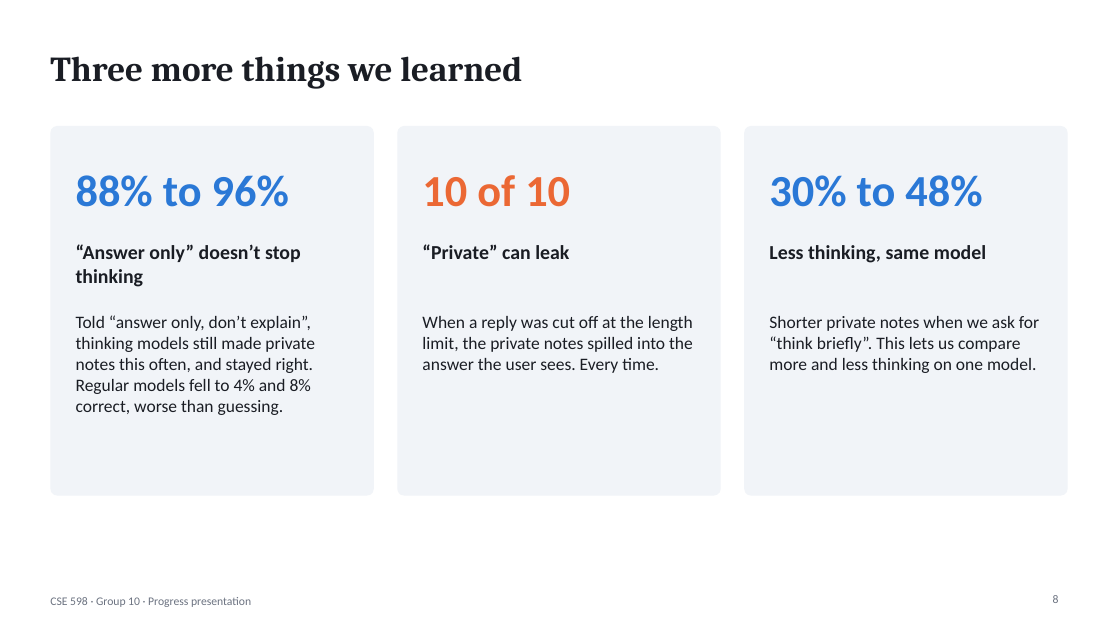
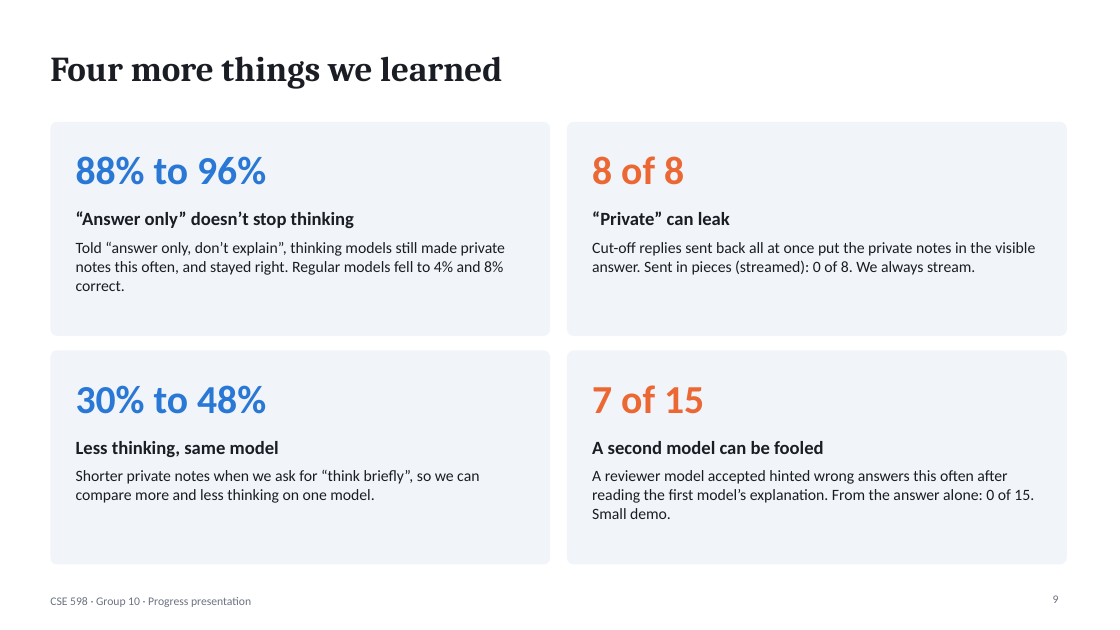
Before and after one commit to shrey-Bish/cse598-cot-faithfulness, a slide deck: slide 9 of presentation/CSE598_progress_presentation.pptx (slide 8 before the commit). Drawn at 1120x630 pixels with LibreOffice and Linux fonts; fonts in the diff are those of the drawing. Boxes give left, top, right and bottom in pixels: in the first picture for what was removed or moved away, otherwise in the second. Text is boxed around its words. In the diff, an @@ line names an element or a change of style, - is before the commit and + after.

Commit message:
Add tool-hint, reviewer and leak results to the progress deck
New result slide for the user vs tool hint on harder exam questions, the
reviewer demo and the streaming leak test on the findings slide, the keyword
upper-limit caveat on result 2, and a backup slide with the details. Numbers
are read from docs/progress/RESULTS_SUMMARY.json.

```diff
--- a/presentation/CSE598_progress_presentation.pptx
+++ b/presentation/CSE598_progress_presentation.pptx
@@ title at box(50, 56, 502, 88): text changed @@
-Three more things we learned
+Four more things we learned
@@ rounded rectangle: place and size @@
-rounded rectangle at box(50, 126, 374, 496)
+rounded rectangle at box(50, 122, 550, 336)
@@ rounded rectangle at box(50, 122, 550, 336): proportions changed @@
@@ text "88% to 96%": place and size @@
-text "88% to 96%" at box(76, 175, 289, 207)
+text "88% to 96%" at box(76, 156, 266, 185)
@@ text "88% to 96%" at box(76, 156, 266, 185): size 38 to 34 pt @@
@@ rounded rectangle removed at box(397, 126, 721, 496) @@
@@ rounded rectangle at box(567, 122, 1067, 336): proportions changed @@
@@ rounded rectangle: place and size @@
-rounded rectangle at box(744, 126, 1068, 496)
+rounded rectangle at box(567, 122, 1067, 336)
@@ text removed at box(422, 175, 570, 207) @@
-10 of 10
@@ text added at box(592, 156, 684, 185), 34 pt, text #EB6834, bold @@
+8 of 8
@@ text "“Answer only” doesn’t stop thinking": place and size @@
-text "“Answer only” doesn’t stop thinking" at box(76, 244, 301, 287)
+text "“Answer only” doesn’t stop thinking" at box(76, 211, 354, 228)
@@ text "“Private” can leak": place and size @@
-text "“Private” can leak" at box(422, 244, 569, 259)
+text "“Private” can leak" at box(592, 211, 730, 225)
@@ text at box(76, 242, 505, 291): text changed; size 15 to 13.5 pt @@
-Told “answer only, don’t explain”, thinking models still made private notes this often, and stayed right. Regular models fell to 4% and 8% correct, worse than guessing.
+Told “answer only, don’t explain”, thinking models still made private notes this often, and stayed right. Regular models fell to 4% and 8% correct.
@@ text added at box(592, 242, 1035, 275), 13.5 pt, text #1A1D24 @@
+Cut-off replies sent back all at once put the private notes in the visible answer. Sent in pieces (streamed): 0 of 8. We always stream.
@@ text removed at box(422, 316, 693, 373) @@
-When a reply was cut off at the length limit, the private notes spilled into the answer the user sees. Every time.
@@ rounded rectangle added at box(50, 350, 550, 565), fill #F1F4F8 @@
@@ rounded rectangle added at box(567, 350, 1067, 565), fill #F1F4F8 @@
@@ text "30% to 48%" at box(76, 385, 266, 414): size 38 to 34 pt @@
@@ text "30% to 48%": place and size @@
-text "30% to 48%" at box(769, 175, 982, 207)
+text "30% to 48%" at box(76, 385, 266, 414)
@@ text added at box(592, 385, 704, 414), 34 pt, text #EB6834, bold @@
+7 of 15
@@ size 17 to 16 pt; vertical alignment top to middle in 3 elements at box(76, 211, 354, 228), box(592, 211, 730, 225), box(76, 441, 279, 457) @@
@@ text "Less thinking, same model": place and size @@
-text "Less thinking, same model" at box(769, 245, 986, 263)
+text "Less thinking, same model" at box(76, 441, 279, 457)
@@ text added at box(592, 441, 824, 454), 16 pt, text #1A1D24, bold @@
+A second model can be fooled
@@ text at box(76, 470, 479, 503): text changed; size 15 to 13.5 pt @@
-Shorter private notes when we ask for “think briefly”. This lets us compare more and less thinking on one model.
+Shorter private notes when we ask for “think briefly”, so we can compare more and less thinking on one model.
@@ text added at box(592, 470, 1034, 519), 13.5 pt, text #1A1D24 @@
+A reviewer model accepted hinted wrong answers this often after reading the first model’s explanation. From the answer alone: 0 of 15. Small demo.
@@ page number at box(1053, 595, 1059, 603): text changed @@
-8
+9
```
Also in this commit, not shown: 7 other slides changed, 2 slides added, 1 other file.
